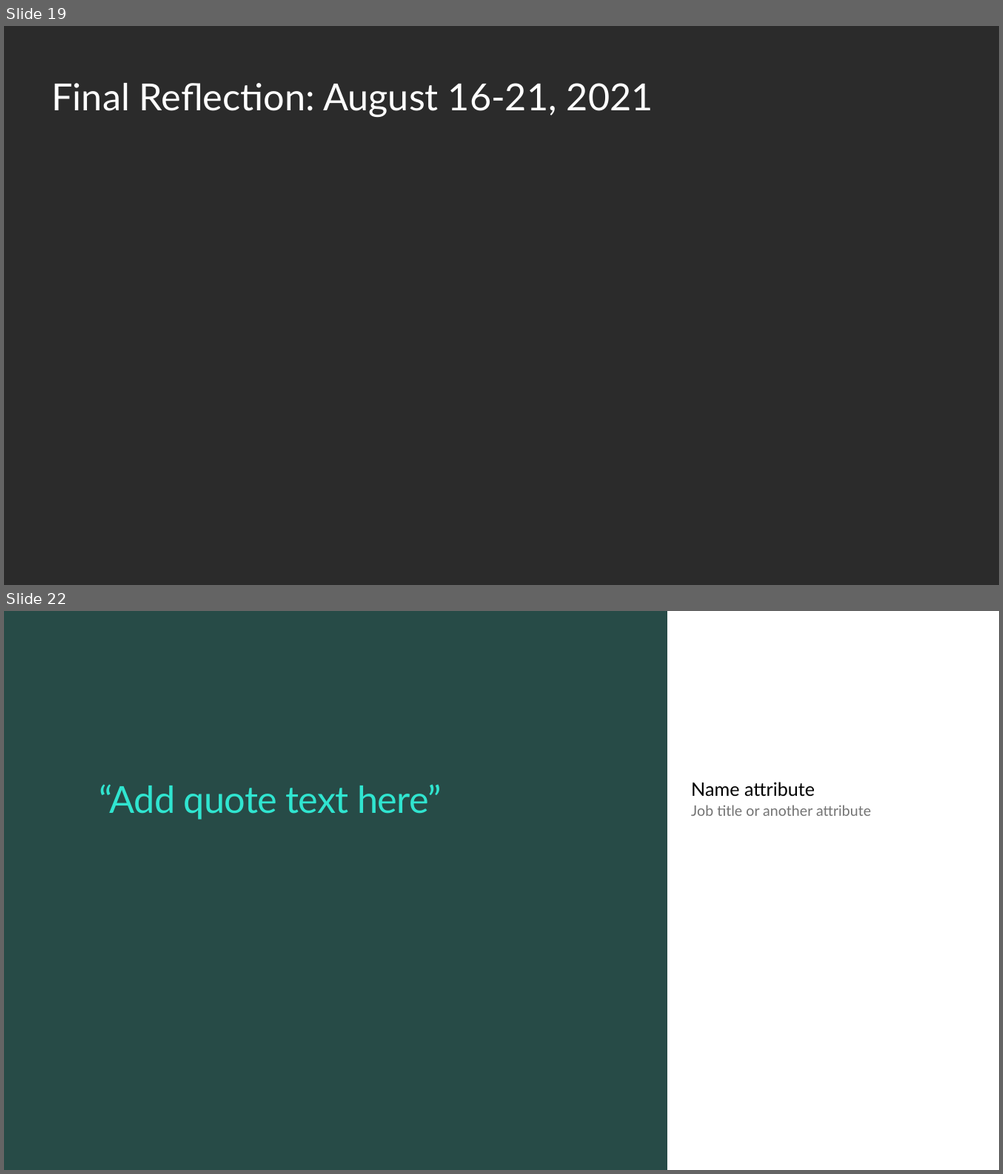
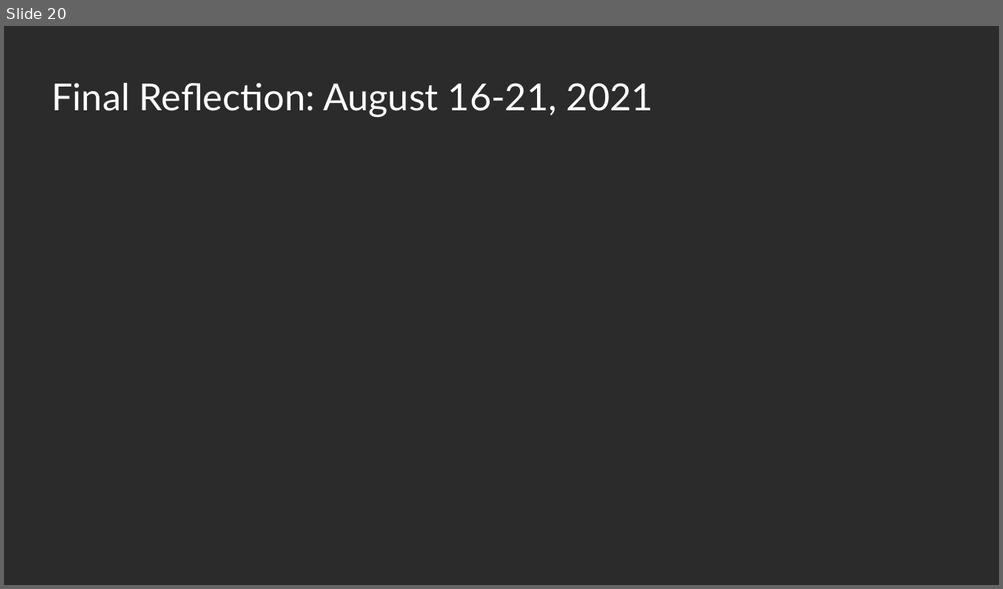
Before and after one commit to ewhinihan/dfw_mslibrary, a slide deck: DFW_MSLibraryArchives_WeeklyLearnings.pptx. Shown one above the other, each under a label of ours: slides 19 and 22 before the commit, slide 20 after it; the slides between them are not shown. The pictures are 1003x1174 and 1003x589 pixels, drawn with LibreOffice and Linux fonts; fonts in the diff are those of the drawing; background and template pictures are left out; a plain dark background stands for a picture behind light text. Boxes give left, top, right and bottom in pixels: in the first picture for what was removed or moved away, otherwise in the second. Text is boxed around its words. In the diff, an @@ line names an element or a change of style, - is before the commit and + after.

```diff
--- a/DFW_MSLibraryArchives_WeeklyLearnings.pptx
+++ b/DFW_MSLibraryArchives_WeeklyLearnings.pptx
@@ slide 22 removed at [4,611,999,1170], background #FFFFFF @@
@@ rectangle removed at [4,611,667,1170] @@
@@ title removed at [99,784,441,820] @@
-“Add quote text here”
@@ text removed at [691,782,814,797] @@
-Name attribute
@@ text removed at [691,805,871,816] @@
-Job title or another attribute
@@ what was slide 19 is now slide 20 @@
```
Also in this commit, not shown: 4 slides added, 18 other slides removed.
